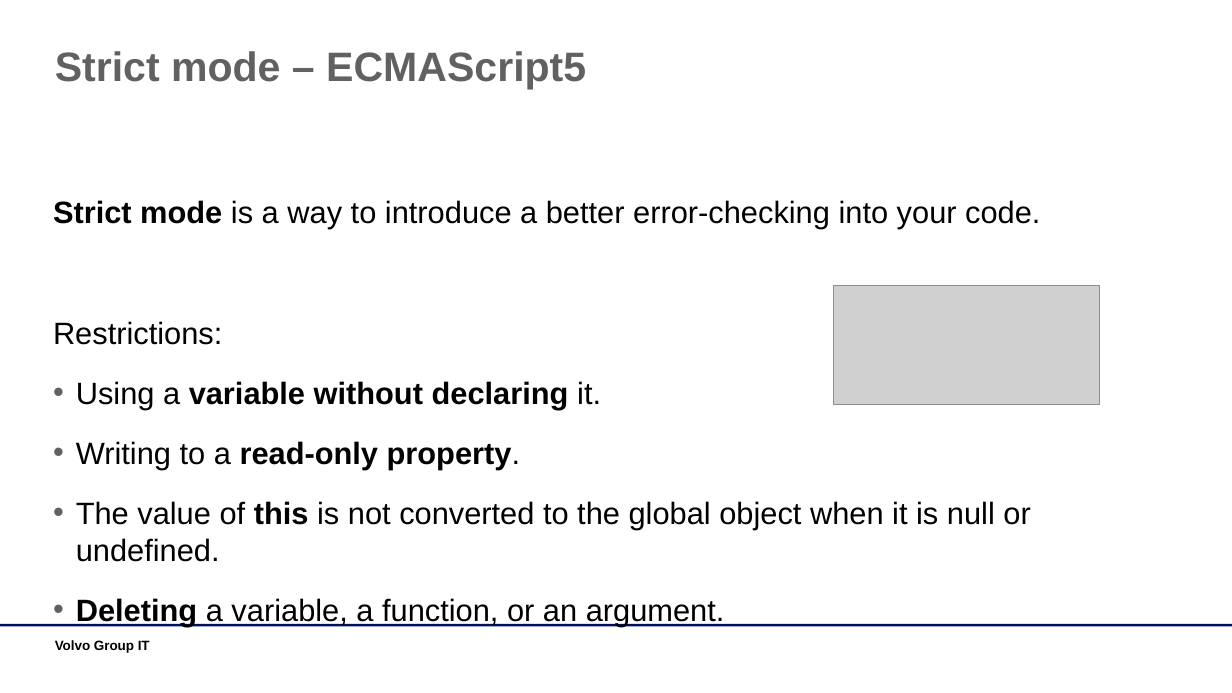
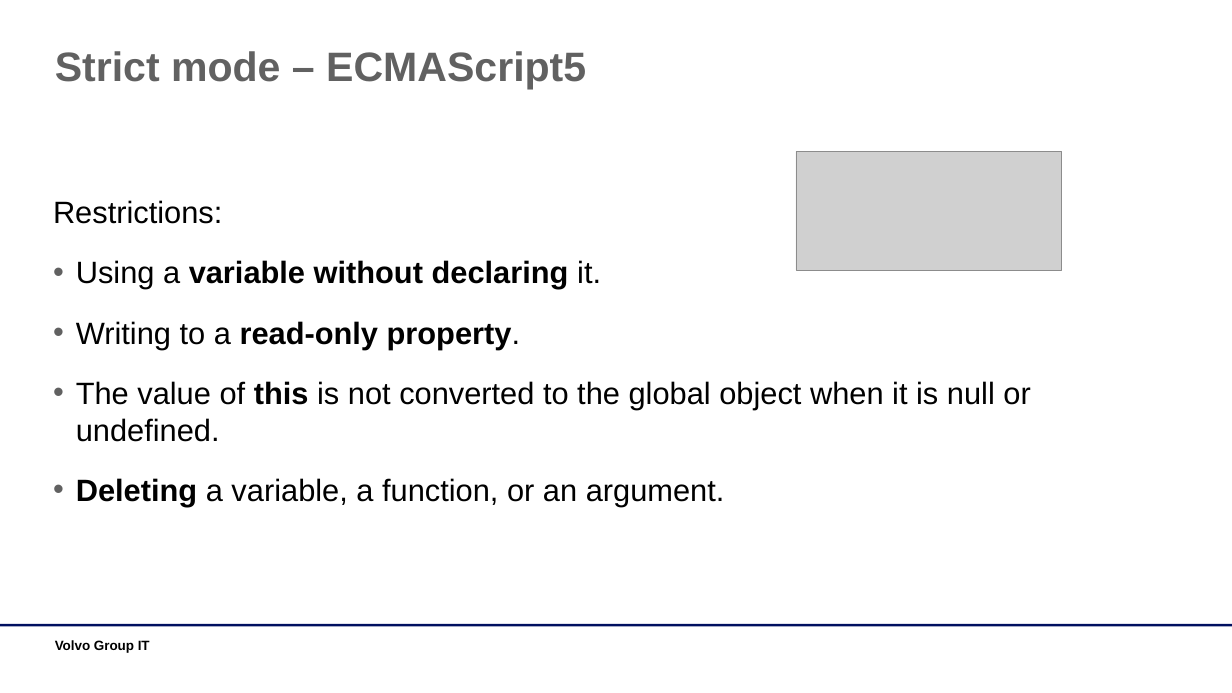
Before and after one commit to dankrz/JsTraining, a slide deck: slide 20 of JsTraining-presentation/JS Training.pptx. Drawn at 1232x693 pixels with LibreOffice and Linux fonts; fonts in the diff are those of the drawing; grey boxes stand for pictures; background and template pictures are left out. Boxes give left, top, right and bottom in pixels: in the first picture for what was removed or moved away, otherwise in the second. Text is boxed around its words. In the diff, an @@ line names an element or a change of style, - is before the commit and + after.

```diff
--- a/JsTraining-presentation/JS Training.pptx
+++ b/JsTraining-presentation/JS Training.pptx
@@ picture: place and size @@
-picture at bbox=[834, 286, 1100, 405]
+picture at bbox=[796, 152, 1062, 271]
@@ text at bbox=[53, 200, 1040, 229]: paragraph removed @@
-Strict mode is a way to introduce a better error-checking into your code.
```
Also in this commit, not shown: 10 other slides changed, 3 other files.
